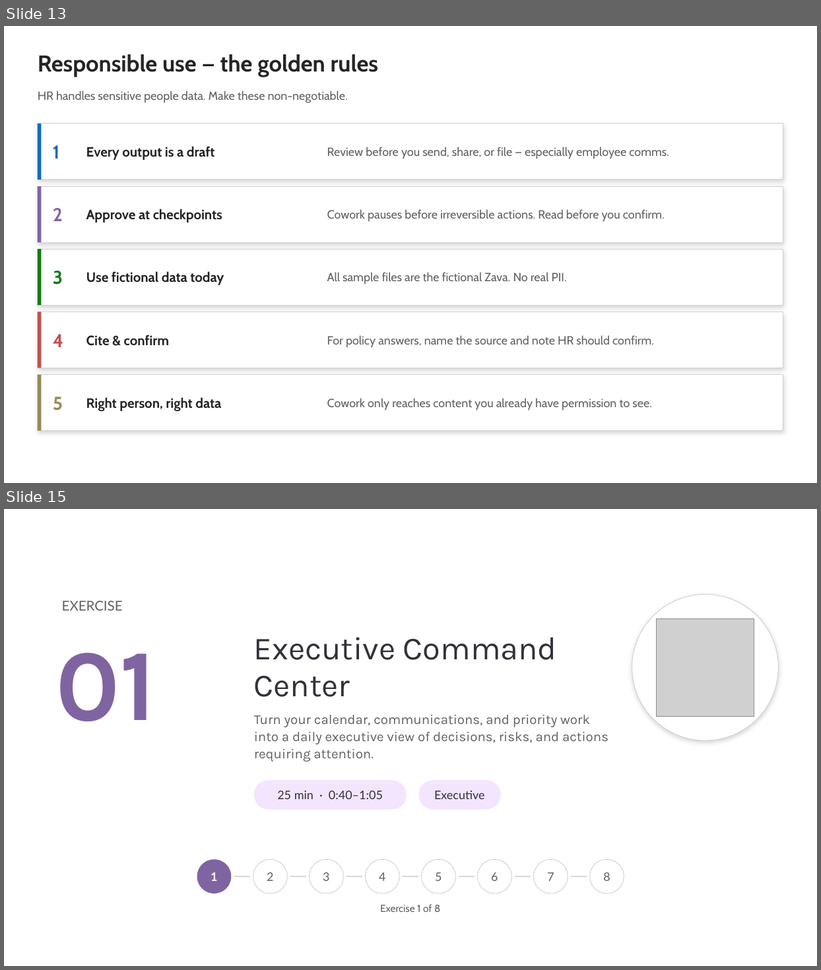
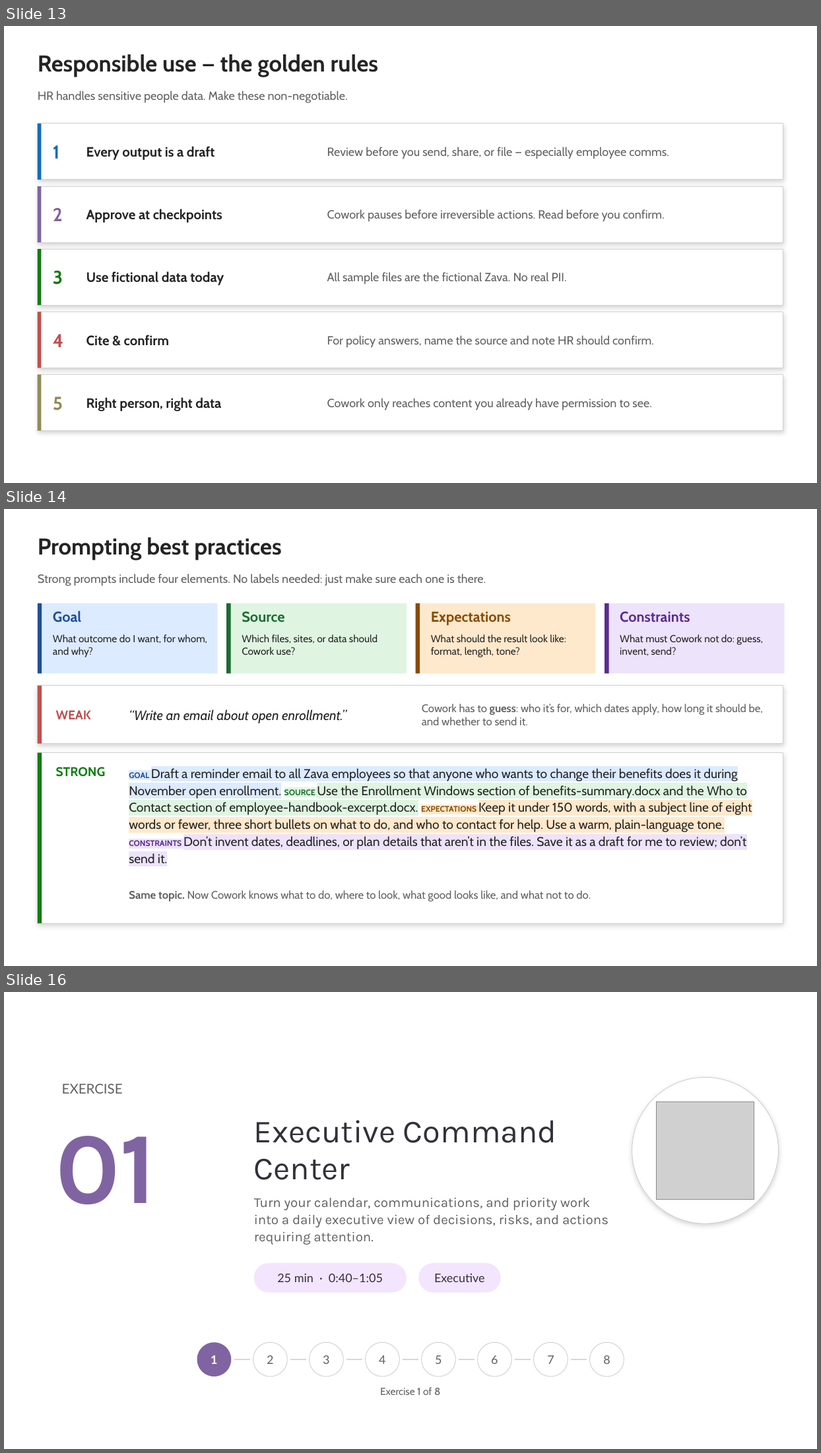
Before and after one commit to ragage/ai_hr_cowork_workshop, a slide deck: instructor/instructor-deck.pptx. Shown one above the other, each under a label of ours: slides 13 and 15 before the commit, slides 13, 14 and 16 after it; the slides between them are not shown. The pictures are 821x970 and 821x1453 pixels, drawn with LibreOffice and Linux fonts; fonts in the diff are those of the drawing; grey boxes stand for pictures; background and template pictures are left out. Boxes give left, top, right and bottom in pixels: in the first picture for what was removed or moved away, otherwise in the second. Text is boxed around its words. In the diff, an @@ line names an element or a change of style, - is before the commit and + after.

```diff
--- a/instructor/instructor-deck.pptx
+++ b/instructor/instructor-deck.pptx
@@ slide 14 added at (4,509,817,966), background #FFFFFF @@
@@ text added at (38,537,281,560), 27 pt, text #242424, bold @@
+Prompting best practices
@@ text added at (38,574,486,586), 14 pt, text #616161 @@
+Strong prompts include four elements. No labels needed: just make sure each one is there.
@@ rectangle added at (38,603,217,674), fill #DCEBFF @@
@@ rectangle added at (38,603,42,674), fill #1F4E99 @@
@@ rectangle added at (226,603,407,674), fill #DFF5E1 @@
@@ rectangle added at (226,603,231,674), fill #1E6B32 @@
@@ rectangle added at (416,603,596,674), fill #FFE9CC @@
@@ rectangle added at (416,603,420,674), fill #8A4B00 @@
@@ rectangle added at (605,603,785,674), fill #EDE3FA @@
@@ rectangle added at (605,603,609,674), fill #5B2C91 @@
@@ text added at (53,611,81,623), 17 pt, text #1F4E99, bold @@
+Goal
@@ text added at (242,611,284,623), 17 pt, text #1E6B32, bold @@
+Source
@@ text added at (431,611,511,626), 17 pt, text #8A4B00, bold @@
+Expectations
@@ text added at (620,611,690,623), 17 pt, text #5B2C91, bold @@
+Constraints
@@ text added at (53,634,207,657), 12 pt, text #242424 @@
+What outcome do I want, for whom, and why?
@@ text added at (242,634,378,655), 12 pt, text #242424 @@
+Which files, sites, or data should Cowork use?
@@ text added at (431,634,566,657), 12 pt, text #242424 @@
+What should the result look like: format, length, tone?
@@ text added at (620,634,763,656), 12 pt, text #242424 @@
+What must Cowork not do: guess, invent, send?
@@ rectangle added at (38,686,783,744), fill #FFFFFF, outline #D1D1D1 0.75 pt @@
@@ rectangle added at (38,686,42,744), fill #C0504D @@
@@ text added at (422,704,763,725), 13 pt, text #616161 @@
+Cowork has to guess: who it’s for, which dates apply, how long it should be, and whether to send it.
@@ text added at (56,710,91,720), 15 pt, text #C0504D, bold @@
+WEAK
@@ text added at (129,710,347,723), 16 pt, text #242424, italic @@
+“Write an email about open enrollment.”
@@ rectangle added at (38,753,783,923), fill #FFFFFF, outline #D1D1D1 0.75 pt @@
@@ rectangle added at (38,753,42,923), fill #107C10 @@
@@ text added at (56,767,106,777), 15 pt, text #107C10, bold @@
+STRONG
@@ text added at (129,768,752,863), 15 pt, text #242424 @@
+GOAL Draft a reminder email to all Zava employees so that anyone who wants to change their benefits does it during November open enrollment. SOURCE Use the Enrollment Windows section of benefits-summary.docx and the Who to Contact section of employee-handbook-excerpt.docx. EXPECTATIONS Keep it under 150 words, with a subject line of eight words or fewer, three short bullets on what to do, and who to contact for help. Use a warm, plain-language tone. CONSTRAINTS Don’t invent dates, deadlines, or plan details that aren’t in the files. Save it as a draft for me to review; don’t send it.
@@ text added at (129,890,591,902), 13 pt, text #616161 @@
+Same topic. Now Cowork knows what to do, where to look, what good looks like, and what not to do.
@@ what was slide 15 is now slide 16 @@
```
Also in this commit, not shown: 7 slides changed, 13 other files.
